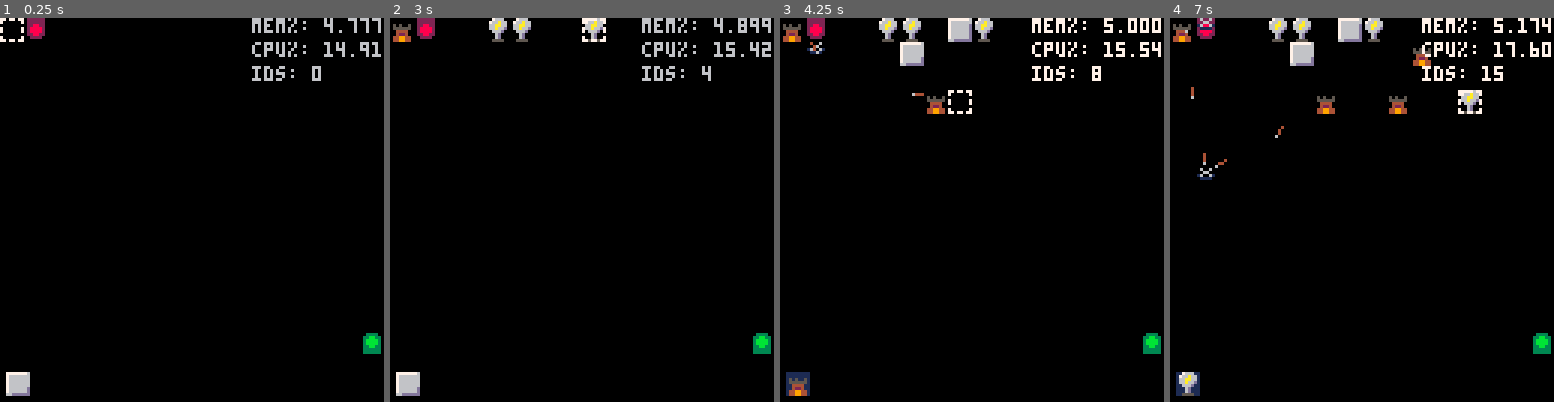
Above: before the commit, frames 1-4 (left to right).
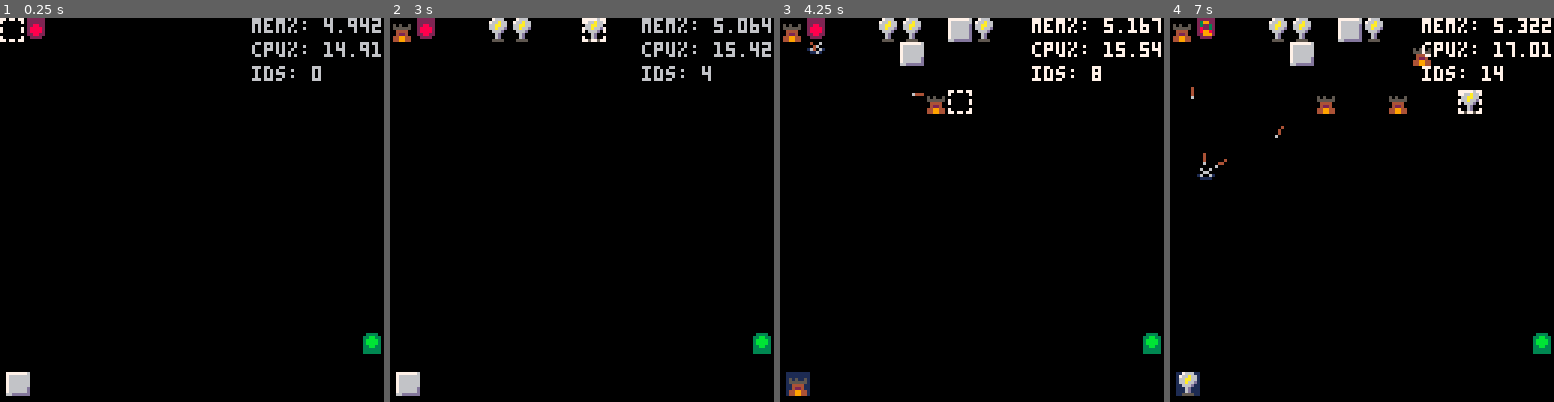
Above: after the commit, the same moments.

Repository: ClaytonKnittel/pico8-test
Game: PICO-8 cartridge clatt.p8
The game is run twice, just before and just after one commit, with the same random seed, the same clock (stepped at 60 frames per second) and the same inputs.
Inputs:
- Up to frame 1 (0.25 s): no input
- Up to frame 2 (3 s): tap X (X key) at 0.33, 1.07, 1.85, 2.97 s; tap O (Z key) at 0.7, 1.7, 2.1, 2.5, 2.9 s; hold Right 1.6-2.1 s; hold Up 2.15-2.42 s; hold Right from 2.47 s (still down)
- Up to frame 3 (4.25 s): release Right at 3.03 s; hold Left 3.08-3.58 s; tap O (Z key) at 3.3, 3.7, 4.1 s; hold Down 3.63-3.97 s; hold Right from 4.02 s (still down); tap X (X key) at 4.08 s
- Up to frame 4 (7 s): tap O (Z key) every 0.4 s from 4.5 to 6.9 s; release Right at 4.68 s; hold Up 4.73-5.03 s; hold Left 5.08-5.68 s; tap X (X key) at 5.2, 6.32 s; hold Down 5.73-6.03 s; hold Right 6.08-6.58 s; hold Right from 6.63 s (still down)

The runs differ from the first frame. In frame 1, less than 0.1% of the frame differs, in the area x 90-100%, y 0-4%; in frame 2, less than 0.1%; in frame 3, 0.1%; in frame 4, 0.3%, in the area x 3-100%, y 0-17%.

Commit message:
Add wizards (#12)
* move UDLRH debug info to bottom of sprite sheet

* generic animation

* add wizard enemies

Diff:
--- a/clatt.p8
+++ b/clatt.p8
@@ -26,7 +26,7 @@
 
 TileSpriteId = {
   WALL = 0,
-  ENEMY = 2,
+  JELLYFISH = 2,
   CURSOR = 4,
   EXIT = 6,
   ENTRANCE = 7,
@@ -34,7 +34,8 @@
   ARROW = 9,
   PINWHEEL = 13,
   LIGHTNING = 14,
-  HUD_BG=15,
+  HUD_BG = 15,
+  WIZARD = 32,
 }
 
 TypeId = {
@@ -46,9 +47,10 @@
   -- placed. --clayDawg
   ENEMY_HOLD = 4,
   ARCHER = 5,
-  ENEMY = 6,
-  PINWHEEL = 7,
-  LIGHTNING = 8,
+  PINWHEEL = 6,
+  LIGHTNING = 7,
+  JELLYFISH = 8,
+  WIZARD = 9,
 }
 
 START_POS = {
@@ -408,8 +410,61 @@
   return enemy_hold_map
 end
 
-function MakeEnemy()
+ENEMY_SPRITE_ANIMATION_MAP = {
+  [TypeId.JELLYFISH] = {
+    -- Left
+    TileSpriteId.JELLYFISH + 16,
+    0x1,
+    TileSpriteId.JELLYFISH + 17,
+    0x1,
+    -- Right
+    TileSpriteId.JELLYFISH + 16,
+    0x0,
+    TileSpriteId.JELLYFISH + 17,
+    0x0,
+    -- Up
+    TileSpriteId.JELLYFISH,
+    0x2,
+    TileSpriteId.JELLYFISH + 1,
+    0x2,
+    -- Down
+    TileSpriteId.JELLYFISH,
+    0x0,
+    TileSpriteId.JELLYFISH + 1,
+    0x0,
+  },
+  [TypeId.WIZARD] = {
+    -- Left
+    TileSpriteId.WIZARD + 1,
+    0x0,
+    TileSpriteId.WIZARD + 2,
+    0x0,
+    -- Right
+    TileSpriteId.WIZARD + 1,
+    0x1,
+    TileSpriteId.WIZARD + 2,
+    0x1,
+    -- Up
+    TileSpriteId.WIZARD,
+    0x0,
+    TileSpriteId.WIZARD,
+    0x1,
+    -- Down
+    TileSpriteId.WIZARD,
+    0x0,
+    TileSpriteId.WIZARD,
+    0x1,
+  }
+}
+
+function IsEnemyType(type_id)
+  return ENEMY_SPRITE_ANIMATION_MAP[type_id] ~= nil
+end
+
+function MakeEnemy(enemy_type)
   local enemy = {}
+
+  assert(IsEnemyType(enemy_type))
 
   local direction = Direction.DOWN
   local to_tile = START_POS
@@ -463,24 +518,20 @@
   end
 
   function enemy.draw()
-    local id = TileSpriteId.ENEMY + (time / 4) % 2
-    local flip_x = false
-    local flip_y = false
-    if direction == Direction.LEFT then
-      id += 16
-      flip_x = true
-    elseif direction == Direction.RIGHT then
-      id += 16
-    elseif direction == Direction.UP then
-      flip_y = true
-    end
+    local frame_parity = flr(time / 4) % 2
+    local animation_offset = 1 + 4 * direction + 2 * frame_parity
+    local enemy_animation_map = ENEMY_SPRITE_ANIMATION_MAP[enemy_type]
+    local id = enemy_animation_map[animation_offset]
+    local flips = enemy_animation_map[animation_offset + 1]
+    local flip_x = (flips & 0x1) ~= 0
+    local flip_y = (flips & 0x2) ~= 0
 
     local pos = corner_pos()
     spr(id, TILE_WIDTH * pos.x, TILE_WIDTH * pos.y, 1, 1, flip_x, flip_y)
   end
 
   function enemy.type_id()
-    return TypeId.ENEMY
+    return enemy_type
   end
 
   function enemy.pos()
@@ -523,7 +574,7 @@
       local target_enemy = nil
       local target_enemy_distance = 32
       for entity in entity_map.entities() do
-        if entity.type_id() == TypeId.ENEMY then
+        if entity.type_id() == TypeId.JELLYFISH then
           local enemy_pos = entity.pos()
           local enemy_distance = PosMagnitude(PosSub(enemy_pos, archer.pos()))
           if enemy_distance < range then
@@ -612,7 +663,7 @@
     local will_fire = false
     if fire_rate_cooldown == 0 then
       for entity in entity_map.entities() do
-        if not will_fire and entity.type_id() == TypeId.ENEMY then
+        if not will_fire and entity.type_id() == TypeId.JELLYFISH then
           local enemy_pos = entity.pos()
           local enemy_distance = PosMagnitude(PosSub(enemy_pos, pinwheel.pos()))
           if enemy_distance < range then
@@ -693,7 +744,7 @@
       local target_enemy = nil
       local target_enemy_distance = 999
       for entity in entity_map.entities() do
-        if entity.type_id() == TypeId.ENEMY then
+        if entity.type_id() == TypeId.JELLYFISH then
           local enemy_pos = entity.pos()
           local enemy_distance = PosMagnitude(PosSub(enemy_pos, lightning.pos()))
           if enemy_distance < range then
@@ -916,25 +967,25 @@
       elseif tile == TypeId.LIGHTNING then
         id = TileSpriteId.LIGHTNING
       elseif tile == TypeId.ENEMY_HOLD then
-        id = 36
+        id = 244
       else
         assert(tile == TypeId.EMPTY)
         local dir = grid.enemy_dir_at({ x = x, y = y })
         if dir == Direction.LEFT then
-          id = 32
+          id = 240
         elseif dir == Direction.RIGHT then
-          id = 33
+          id = 241
         elseif dir == Direction.UP then
-          id = 34
+          id = 242
         elseif dir == Direction.DOWN then
-          id = 35
+          id = 243
         else
           assert(dir == nil)
           goto continue
         end
       end
 
-      if not DEBUG_DISPLAY_DIR_MAP and id >= 32 then
+      if not DEBUG_DISPLAY_DIR_MAP and id >= 240 then
         goto continue
       end
 
@@ -949,7 +1000,13 @@
   entity_map.update()
 
   if time % 100 == 99 then
-    entity_map.spawn(MakeEnemy())
+    local enemy_id
+    if flr(time / 100) % 2 == 0 then
+      enemy_id = TypeId.JELLYFISH
+    else
+      enemy_id = TypeId.WIZARD
+    end
+    entity_map.spawn(MakeEnemy(enemy_id))
   end
 end
 
Not shown, changed: 109 lines of the sprite sheet (__gfx__) section of clatt.p8
